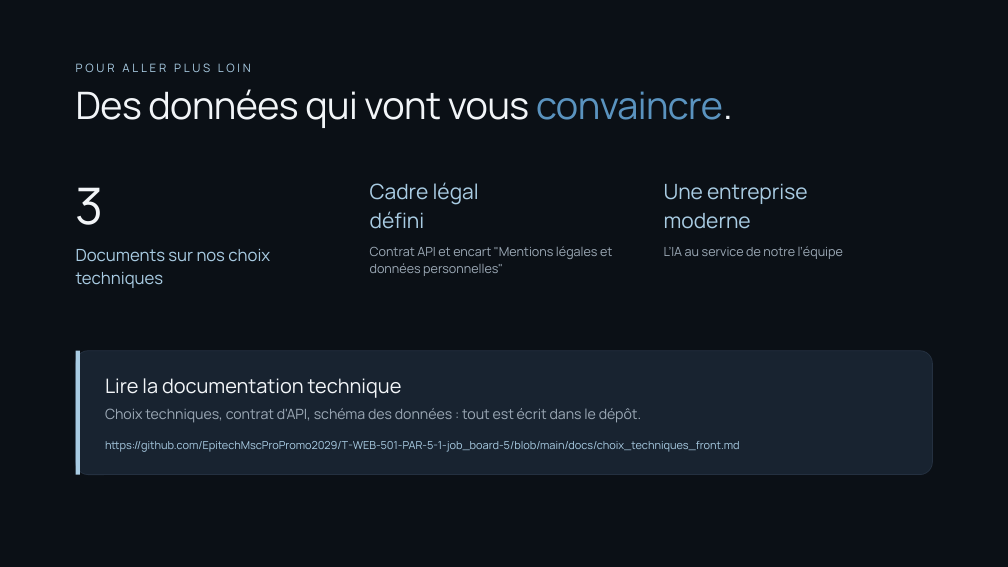
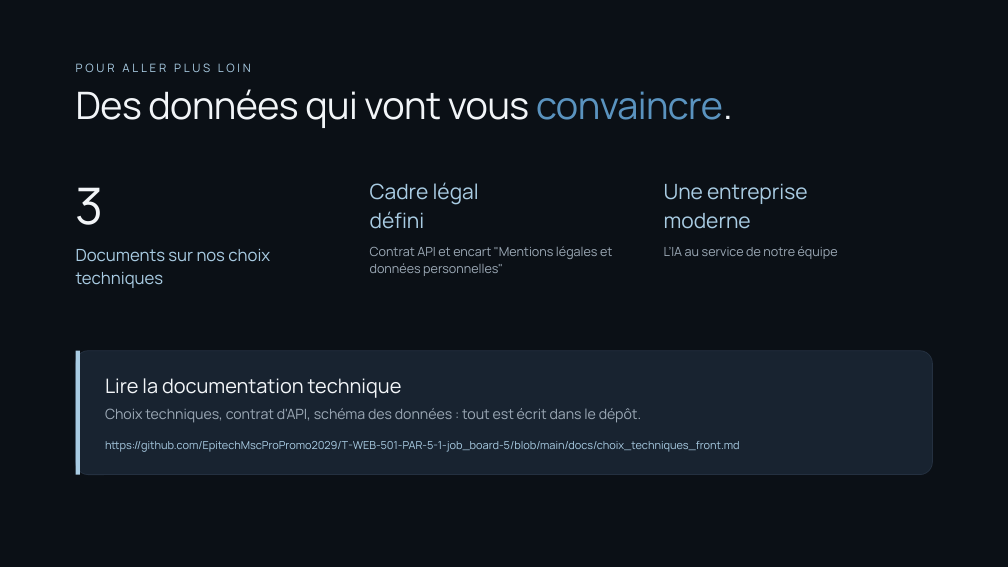
Before and after one commit to Yohan-AVRONSART/Projets, a slide deck: slide 12 of docs/YIA_Jobs_soutenance.pptx. Drawn at 1008x567 pixels with LibreOffice and Linux fonts; fonts in the diff are those of the drawing. Boxes give left, top, right and bottom in pixels: in the first picture for what was removed or moved away, otherwise in the second. Text is boxed around its words. In the diff, an @@ line names an element or a change of style, - is before the commit and + after.

```diff
--- a/docs/YIA_Jobs_soutenance.pptx
+++ b/docs/YIA_Jobs_soutenance.pptx
@@ text at bbox=[664, 246, 838, 259]: text changed @@
-L’IA au service de notre l’équipe
+L’IA au service de notre équipe
```
Also in this commit, not shown: 2 other slides changed, 1 other file.
